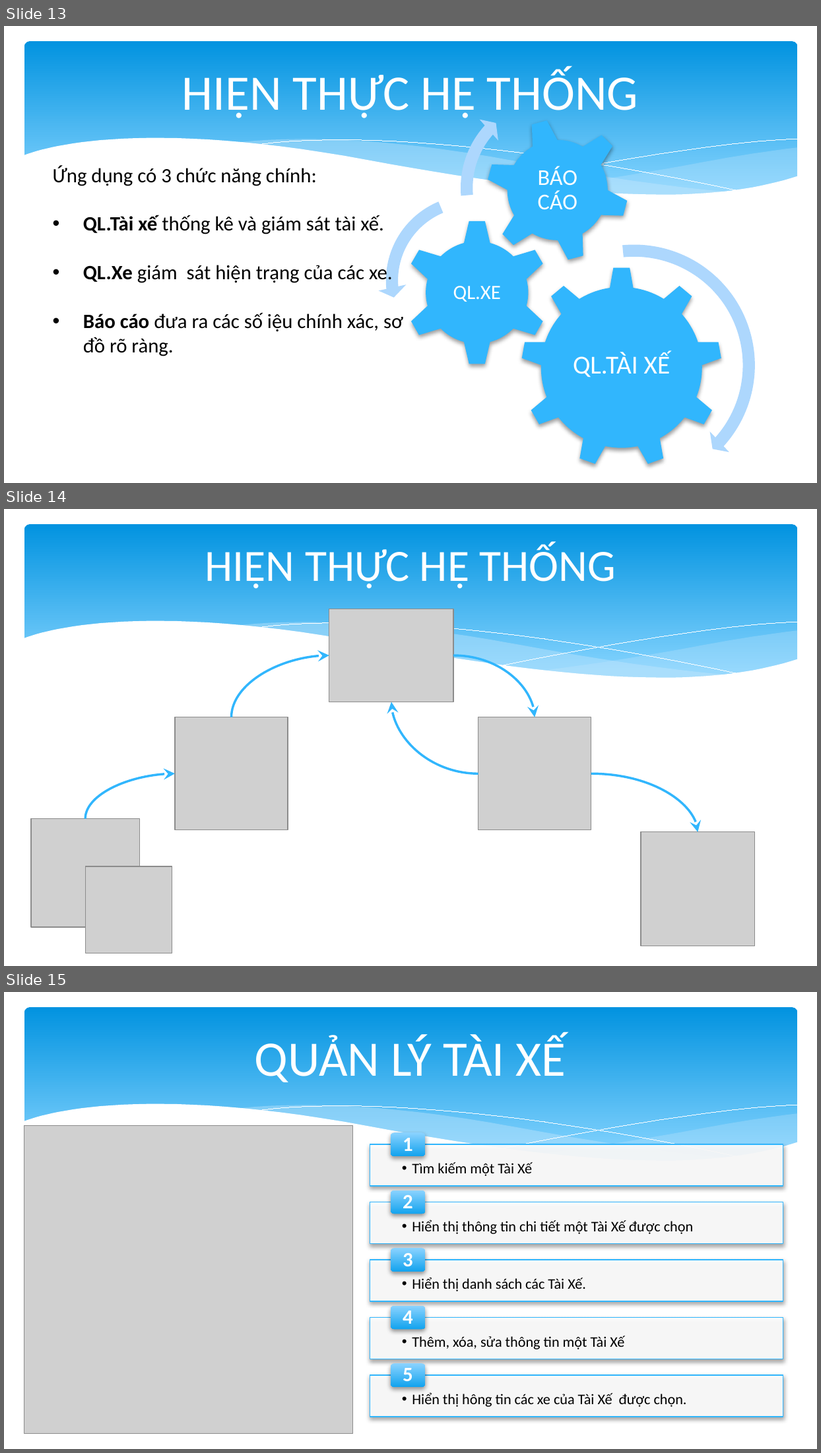
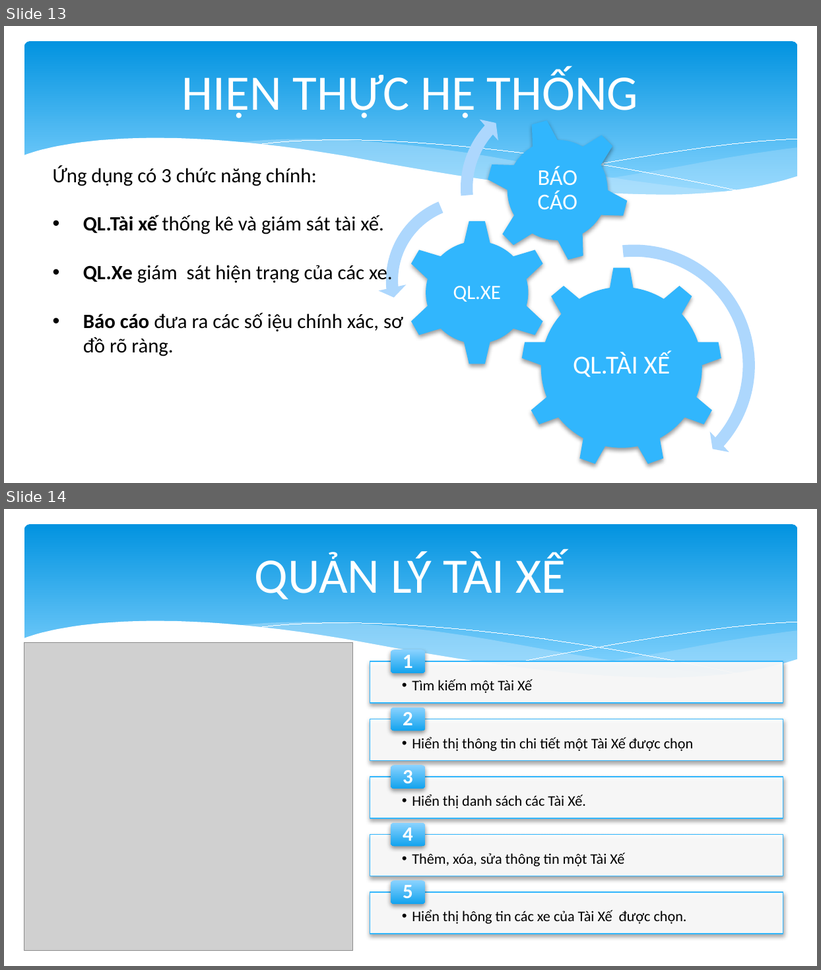
Before and after one commit to quoctrungdh/TaxiApp, a slide deck: BaoCao.pptx. Shown one above the other, each under a label of ours: slides 13, 14 and 15 before the commit, slides 13 and 14 after it. The pictures are 821x1453 and 821x970 pixels, drawn with LibreOffice and Linux fonts; fonts in the diff are those of the drawing; grey boxes stand for pictures. Boxes give left, top, right and bottom in pixels: in the first picture for what was removed or moved away, otherwise in the second. Text is boxed around its words. In the diff, an @@ line names an element or a change of style, - is before the commit and + after.

```diff
--- a/BaoCao.pptx
+++ b/BaoCao.pptx
@@ slide 14 removed at bbox=[4, 509, 817, 966], background #FFFFFF; not listed: 6 template elements that a slide beside it also shows @@
@@ title removed at bbox=[205, 544, 616, 589] @@
-HIỆN THỰC HỆ THỐNG
@@ picture removed at bbox=[329, 609, 453, 702] @@
@@ curved arrow removed from (232, 717) to (329, 656) @@
@@ curved arrow removed from (453, 656) to (535, 717) @@
@@ curved arrow removed from (478, 774) to (391, 702) @@
@@ picture removed at bbox=[175, 717, 288, 830] @@
@@ picture removed at bbox=[478, 717, 591, 830] @@
@@ curved arrow removed from (85, 819) to (175, 774) @@
@@ curved arrow removed from (591, 774) to (698, 832) @@
@@ picture removed at bbox=[31, 819, 139, 927] @@
@@ picture removed at bbox=[641, 832, 754, 947] @@
@@ picture removed at bbox=[85, 867, 172, 954] @@
@@ what was slide 15 is now slide 14 @@
```
Also in this commit, not shown: 1 slide added, 1 other slide removed.
